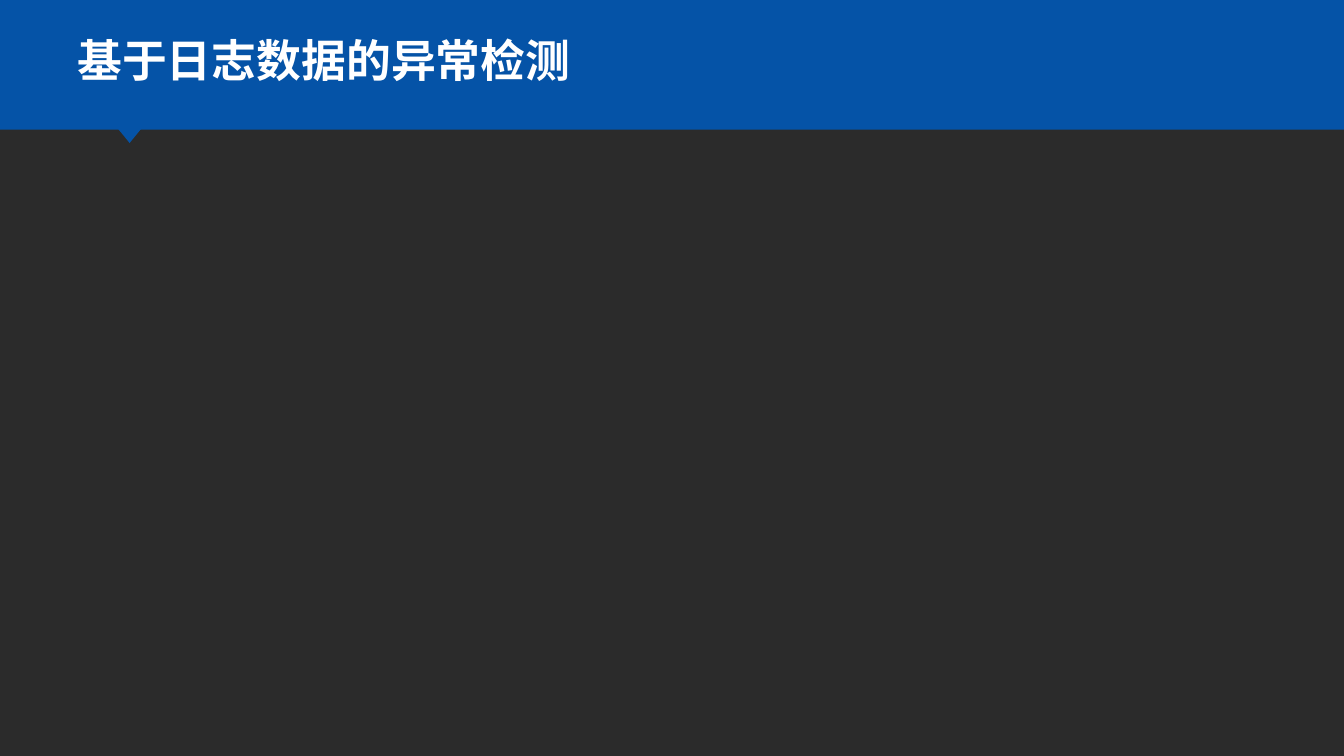
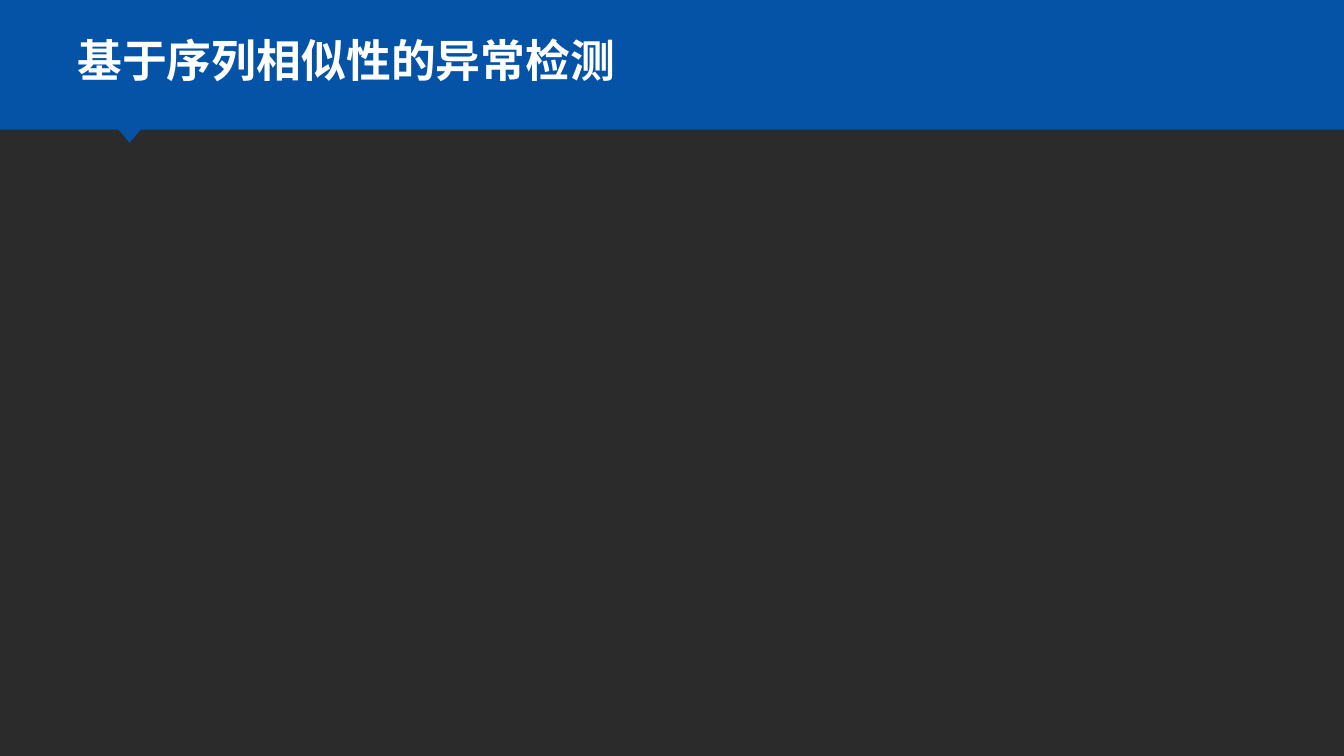
Before and after one commit to huowj/bishe, a slide deck: slide 22 of dabian/毕设.pptx (slide 20 before the commit). Drawn at 1344x756 pixels with LibreOffice and Linux fonts; fonts in the diff are those of the drawing; background and template pictures are left out; a plain dark background stands for a picture behind light text. Boxes give left, top, right and bottom in pixels: in the first picture for what was removed or moved away, otherwise in the second. Text is boxed around its words. In the diff, an @@ line names an element or a change of style, - is before the commit and + after.

```diff
--- a/dabian/毕设.pptx
+++ b/dabian/毕设.pptx
@@ text at (x1=77, y1=38, x2=615, y2=81): text changed @@
-基于日志数据的异常检测
+基于序列相似性的异常检测
```
Also in this commit, not shown: 4 other slides changed, 2 slides added.
